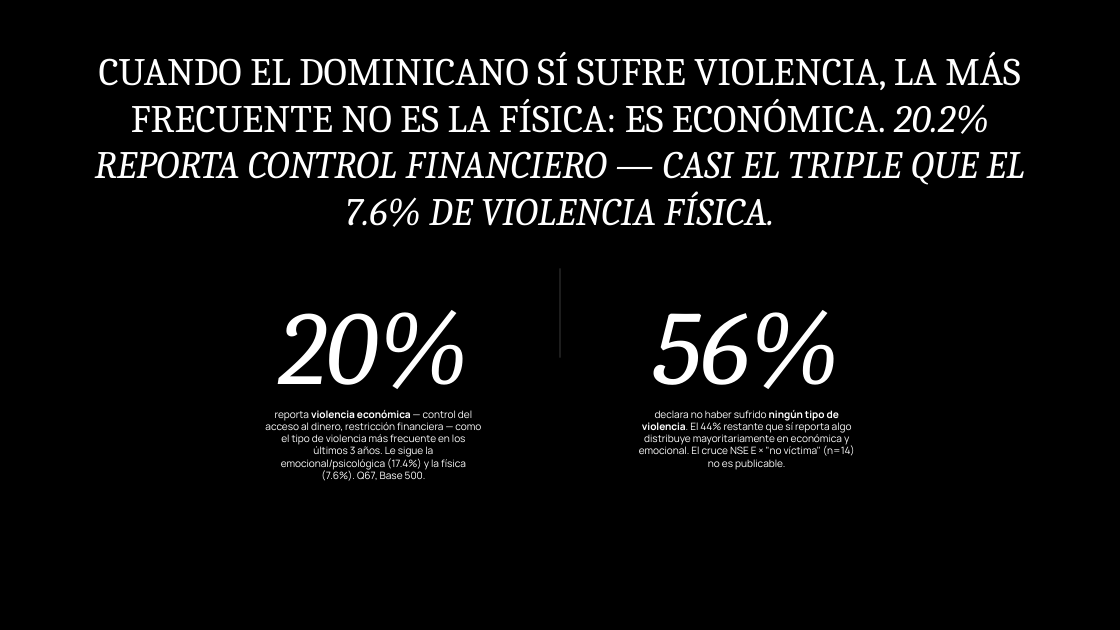
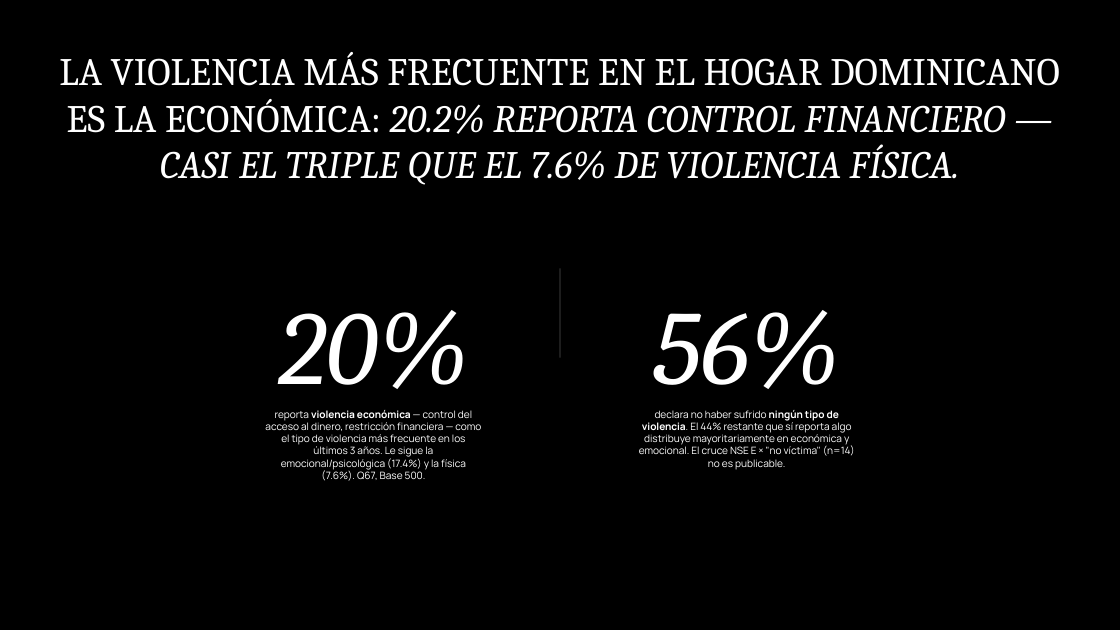
Before and after one commit to jeremyninja/c-digocasa-cerebro, a slide deck: slide 17 of Agentes Hallazgos/sistema-de-creencias-deck-flat.pptx. Drawn at 1120x630 pixels with LibreOffice and Linux fonts; fonts in the diff are those of the drawing. Boxes give left, top, right and bottom in pixels: in the first picture for what was removed or moved away, otherwise in the second. Text is boxed around its words. In the diff, an @@ line names an element or a change of style, - is before the commit and + after.

```diff
--- a/Agentes Hallazgos/sistema-de-creencias-deck-flat.pptx
+++ b/Agentes Hallazgos/sistema-de-creencias-deck-flat.pptx
@@ text at box(59, 52, 1059, 185): text changed; italic on @@
-CUANDO EL DOMINICANO SÍ SUFRE VIOLENCIA, LA MÁS FRECUENTE NO ES LA FÍSICA: ES ECONÓMICA. 20.2% REPORTA CONTROL FINANCIERO — CASI EL TRIPLE QUE EL 7.6% DE VIOLENCIA FÍSICA.
+LA VIOLENCIA MÁS FRECUENTE EN EL HOGAR DOMINICANO ES LA ECONÓMICA: 20.2% REPORTA CONTROL FINANCIERO — CASI EL TRIPLE QUE EL 7.6% DE VIOLENCIA FÍSICA.
```
Also in this commit, not shown: 1 other slide changed, 17 other files.
